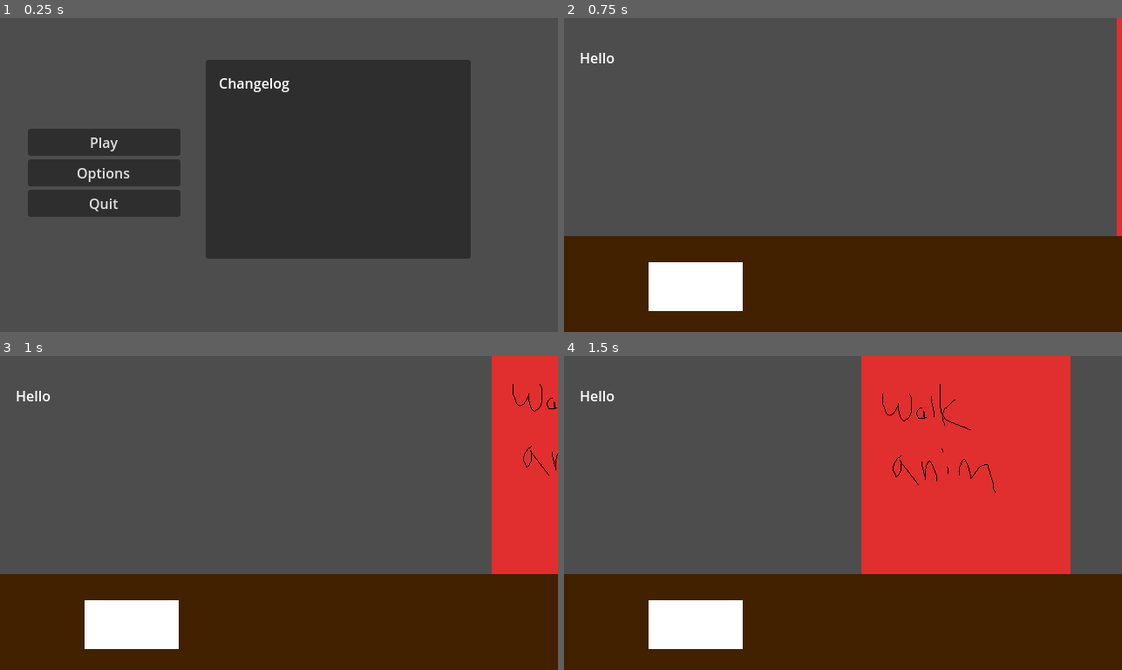
Above: before the commit, frames 1-4 (two rows, left to right).
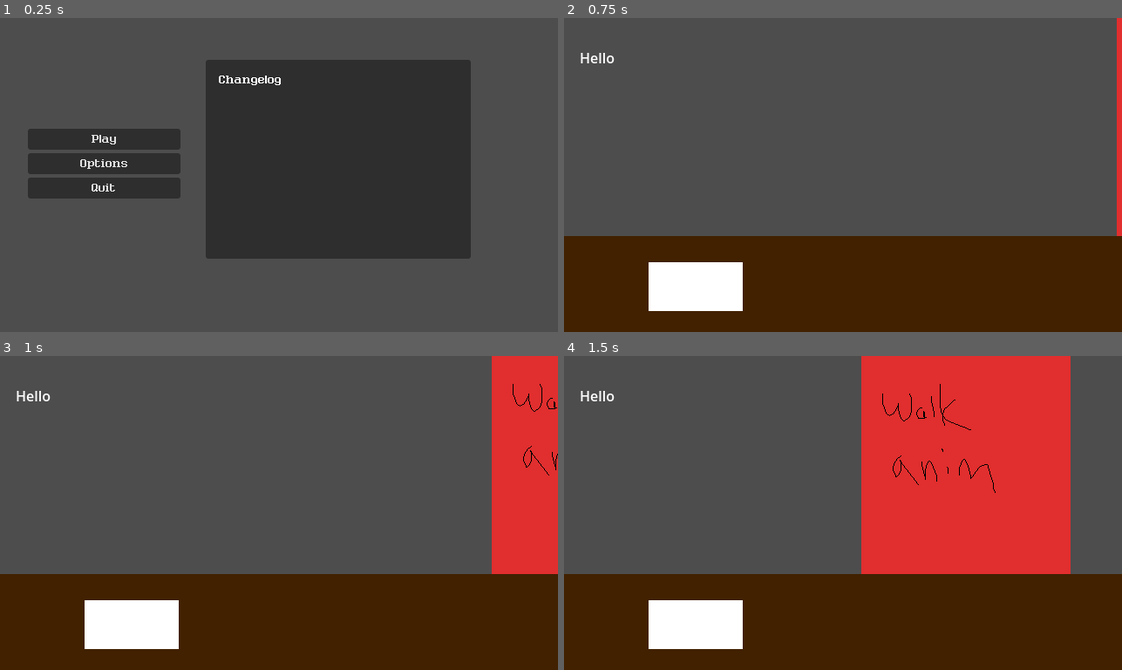
Above: after the commit, the same moments.

Repository: ImJulien/fallhacks
Game: Godot game, scene res://Scenes/menu.tscn
The game is run twice, just before and just after one commit, with the same random seed, the same clock (stepped at 60 frames per second) and the same inputs.
Inputs:
- Up to frame 1 (0.25 s): no input
- Up to frame 2 (0.75 s): click "Play" at 0.5 s
- Up to frame 3 (1 s): no input
- Up to frame 4 (1.5 s): hold W (Up) from 1.28 s (still down)

The runs differ from the first frame. In frame 1, 3.4% of the frame differs, in the area x 5-52%, y 18-64%; in frame 2, nothing differs; in frame 3, nothing differs; in frame 4, nothing differs.

Commit message:
font updates

Diff:
--- a/Scenes/menu.tscn
+++ b/Scenes/menu.tscn
@@ -1,6 +1,7 @@
-[gd_scene load_steps=3 format=3 uid="uid://cipccpfdtdt2b"]
+[gd_scene load_steps=4 format=3 uid="uid://cipccpfdtdt2b"]
 
 [ext_resource type="Script" uid="uid://dqmr0hcxhafeu" path="res://Scripts/menu.gd" id="1_con2f"]
+[ext_resource type="FontFile" uid="uid://cksnw3iylvwaj" path="res://Assets/Fonts/Ruler 9.ttf" id="2_cayip"]
 [ext_resource type="Script" uid="uid://dhgmaxswxfjuo" path="res://Scripts/brightness.gd" id="2_xhh6f"]
 
 [node name="Menu" type="Control"]
@@ -28,14 +29,17 @@
 
 [node name="Play" type="Button" parent="MarginContainer/VBoxContainer"]
 layout_mode = 2
+theme_override_fonts/font = ExtResource("2_cayip")
 text = "Play"
 
 [node name="Options" type="Button" parent="MarginContainer/VBoxContainer"]
 layout_mode = 2
+theme_override_fonts/font = ExtResource("2_cayip")
 text = "Options"
 
 [node name="Quit" type="Button" parent="MarginContainer/VBoxContainer"]
 layout_mode = 2
+theme_override_fonts/font = ExtResource("2_cayip")
 text = "Quit"
 
 [node name="Windows" type="Panel" parent="."]
@@ -60,6 +64,7 @@
 
 [node name="Title" type="RichTextLabel" parent="Windows/Margins/OptionsWindow"]
 layout_mode = 2
+theme_override_fonts/normal_font = ExtResource("2_cayip")
 text = "Options"
 fit_content = true
 
@@ -70,6 +75,7 @@
 layout_direction = 2
 layout_mode = 2
 size_flags_horizontal = 3
+theme_override_fonts/font = ExtResource("2_cayip")
 theme_override_font_sizes/font_size = 24
 text = "General"
 
@@ -77,6 +83,7 @@
 layout_direction = 2
 layout_mode = 2
 size_flags_horizontal = 3
+theme_override_fonts/font = ExtResource("2_cayip")
 theme_override_font_sizes/font_size = 24
 text = "Controls"
 
@@ -84,6 +91,7 @@
 layout_direction = 2
 layout_mode = 2
 size_flags_horizontal = 3
+theme_override_fonts/font = ExtResource("2_cayip")
 theme_override_font_sizes/font_size = 24
 text = "Display"
 
@@ -93,6 +101,7 @@
 
 [node name="Language" type="OptionButton" parent="Windows/Margins/OptionsWindow/General"]
 layout_mode = 2
+theme_override_fonts/font = ExtResource("2_cayip")
 theme_override_font_sizes/font_size = 16
 selected = 0
 item_count = 2
@@ -110,9 +119,11 @@
 
 [node name="Aspect Ratio" type="OptionButton" parent="Windows/Margins/OptionsWindow/Display"]
 layout_mode = 2
+theme_override_fonts/font = ExtResource("2_cayip")
 
 [node name="Resolution" type="OptionButton" parent="Windows/Margins/OptionsWindow/Display"]
 layout_mode = 2
+theme_override_fonts/font = ExtResource("2_cayip")
 
 [node name="HBoxContainer" type="HBoxContainer" parent="Windows/Margins/OptionsWindow/Display"]
 layout_mode = 2
@@ -121,6 +132,7 @@
 [node name="Label" type="Label" parent="Windows/Margins/OptionsWindow/Display/HBoxContainer"]
 layout_direction = 2
 layout_mode = 2
+theme_override_fonts/font = ExtResource("2_cayip")
 text = "Brightness"
 vertical_alignment = 1
 
@@ -137,6 +149,7 @@
 
 [node name="Title" type="RichTextLabel" parent="Windows/Margins/ChangelogWindow"]
 layout_mode = 2
+theme_override_fonts/normal_font = ExtResource("2_cayip")
 text = "Changelog"
 fit_content = true
 
